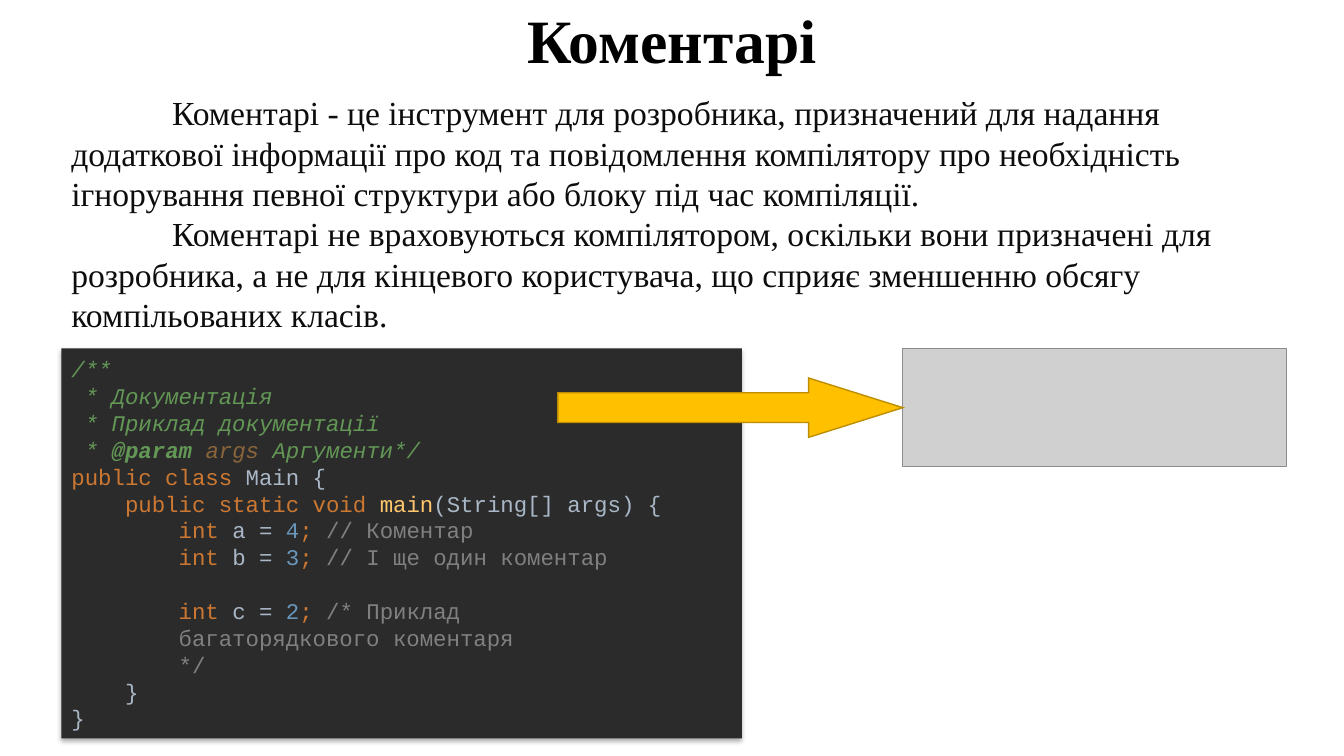
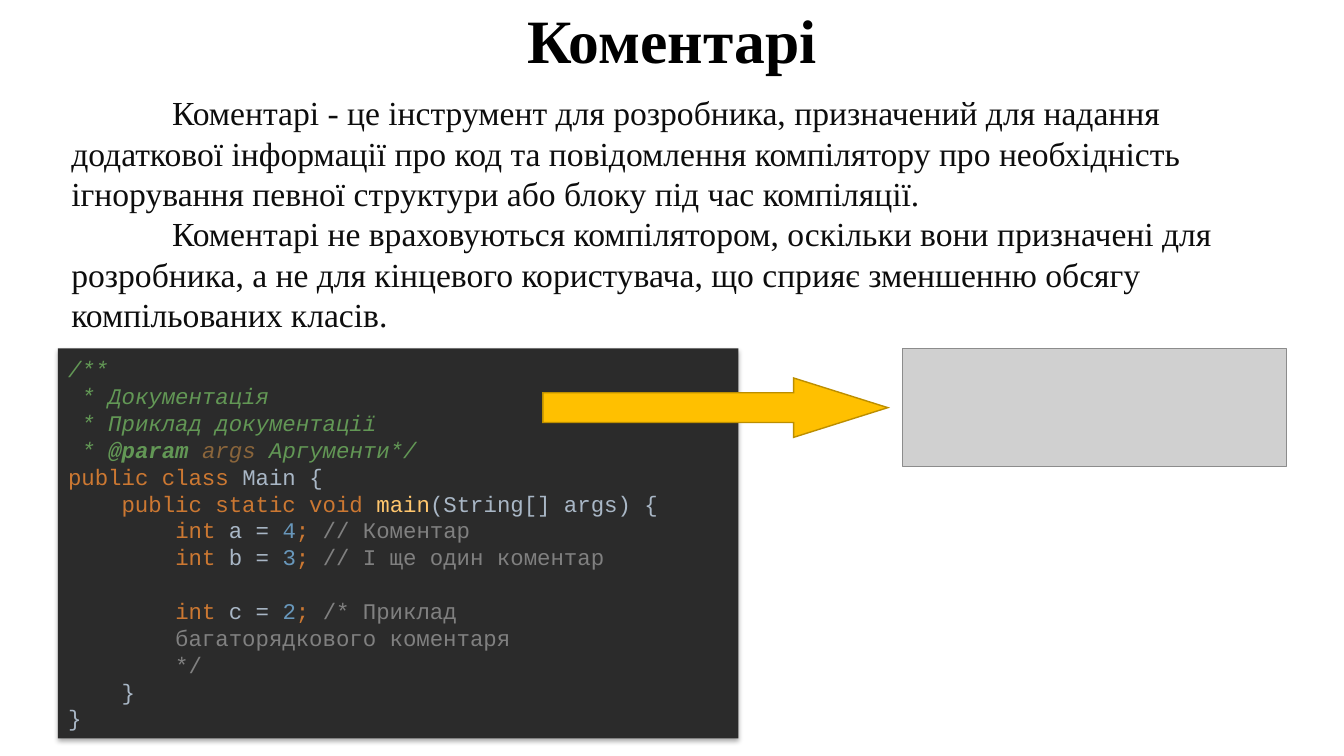
Before and after one commit to arg3ntuum/JavaCourse, a slide deck: slide 11 of Java Урок 2 Змінні. Перетворення типів. БО.pptx. Drawn at 1344x756 pixels with LibreOffice and Linux fonts; fonts in the diff are those of the drawing; grey boxes stand for pictures. Boxes give left, top, right and bottom in pixels: in the first picture for what was removed or moved away, otherwise in the second. Text is boxed around its words. In the diff, an @@ line names an element or a change of style, - is before the commit and + after.

```diff
--- a/Java Урок 2 Змінні. Перетворення типів. БО.pptx
+++ b/Java Урок 2 Змінні. Перетворення типів. БО.pptx
@@ rectangle "/** * Документація * Приклад ...": place and size @@
-rectangle "/** * Документація * Приклад ..." at box(62, 349, 742, 739)
+rectangle "/** * Документація * Приклад ..." at box(57, 349, 738, 739)
@@ right arrow: place and size @@
-right arrow at box(558, 378, 902, 438)
+right arrow at box(543, 378, 888, 438)
```
Also in this commit, not shown: 2 other files.
